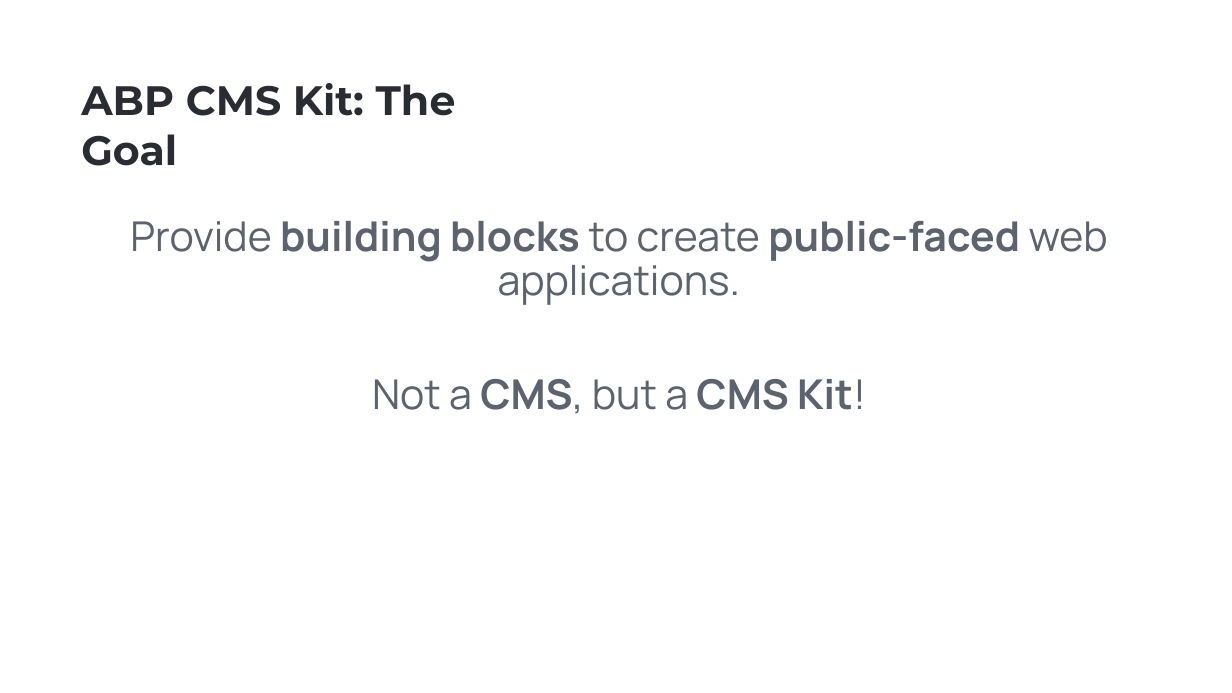
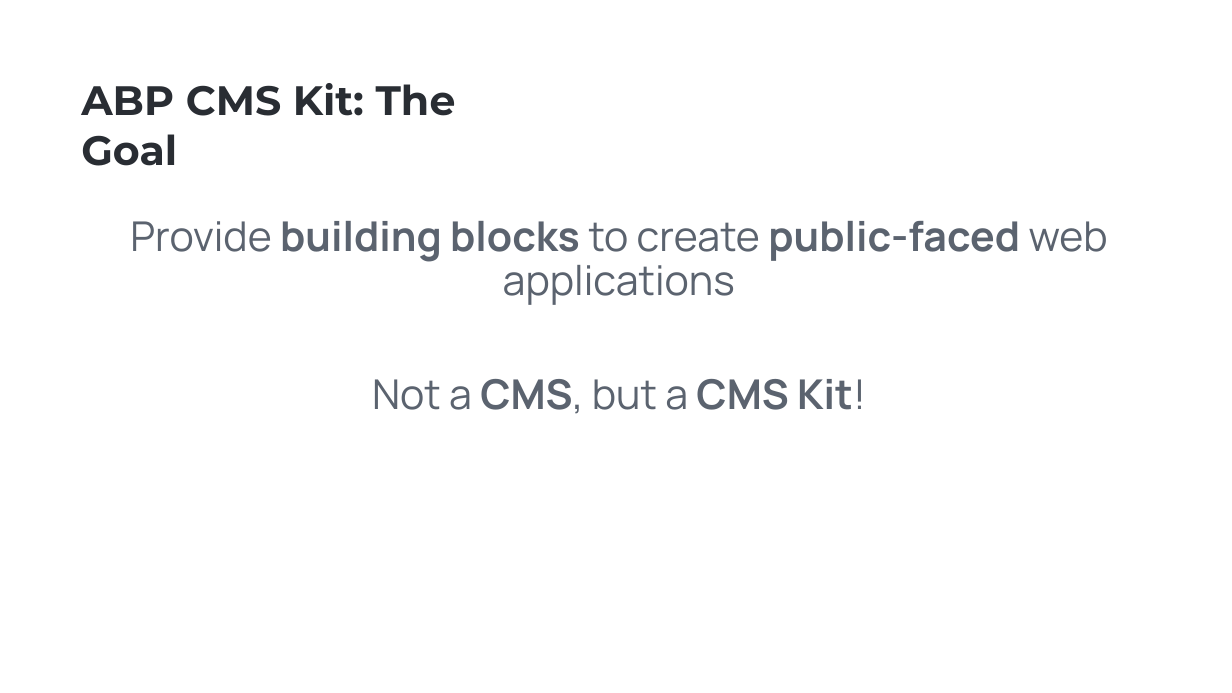
Before and after one commit to hikalkan/presentations, a slide deck: slide 2 of 2023-09-28 ABP CMS Kit/ABP CMS Kit.pptx. Drawn at 1232x693 pixels with LibreOffice and Linux fonts; fonts in the diff are those of the drawing; background and template pictures are left out. Boxes give left, top, right and bottom in pixels: in the first picture for what was removed or moved away, otherwise in the second. Text is boxed around its words. In the diff, an @@ line names an element or a change of style, - is before the commit and + after.

```diff
--- a/2023-09-28 ABP CMS Kit/ABP CMS Kit.pptx
+++ b/2023-09-28 ABP CMS Kit/ABP CMS Kit.pptx
@@ text at bbox=[130, 221, 1108, 305]: text changed @@
-Provide building blocks to create public-faced web applications.
+Provide building blocks to create public-faced web applications
```
Also in this commit, not shown: 1 other slide changed, 3 slides added, 4 slides removed.
